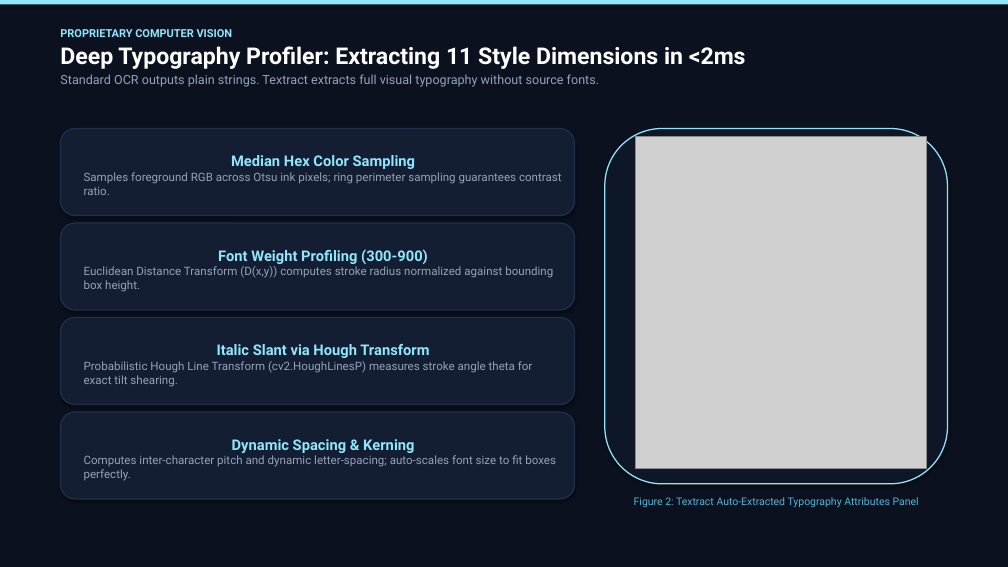
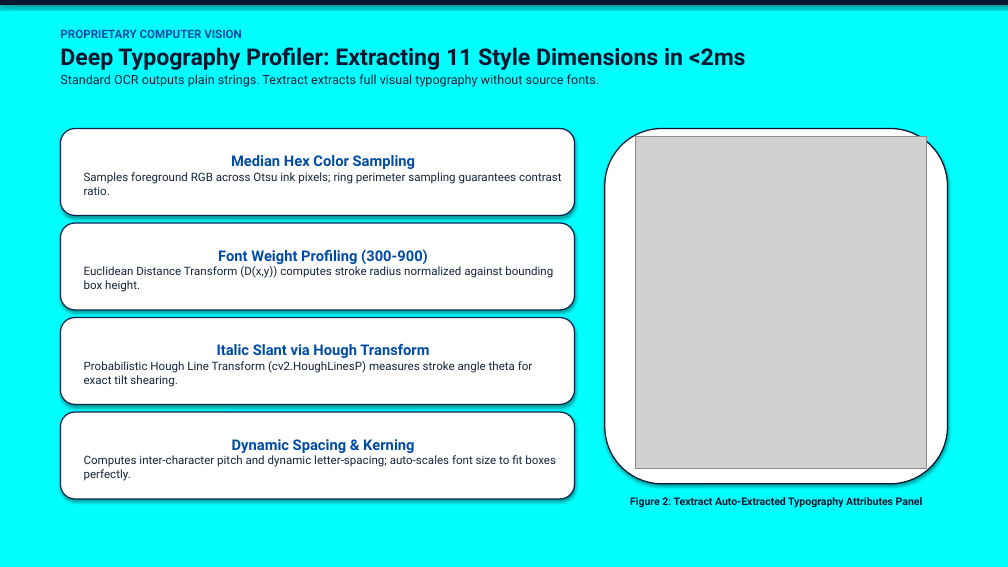
Before and after one commit to gou2005/Textract, a slide deck: slide 5 of Textract_iQOO_Hackathon_2026.pptx. Drawn at 1008x567 pixels with LibreOffice and Linux fonts; fonts in the diff are those of the drawing; grey boxes stand for pictures. Boxes give left, top, right and bottom in pixels: in the first picture for what was removed or moved away, otherwise in the second. Text is boxed around its words. In the diff, an @@ line names an element or a change of style, - is before the commit and + after.

Commit message:
Update PPT presentation background theme to pure cyan (#00FFFF) with high-contrast typography

```diff
--- a/Textract_iQOO_Hackathon_2026.pptx
+++ b/Textract_iQOO_Hackathon_2026.pptx
@@ rectangle at bbox=[0, 0, 1008, 567]: fill #0B111E to #00FFFF @@
@@ rectangle at bbox=[0, 0, 1008, 5]: fill #90E6FC to #061830 @@
@@ text "PROPRIETARY COMPUTER VISION" at bbox=[60, 29, 746, 87]: size 10.5 to 11 pt, text colour #90E6FC to #004BA5 in "PROPRIETARY COMPUTER VISION"; text colour #FFFFFF to #061830 in "Deep Typography Profiler: Extracting 11 Style Dimensions ..."; text colour #94A3B8 to #142438 in "Standard OCR outputs plain strings. Textract extracts ..." @@
@@ rounded rectangle "Median Hex Color Sampling" at bbox=[60, 129, 575, 216]: text colour #90E6FC to #004BA5 in "Median Hex Color Sampling"; text colour #94A3B8 to #142438 in "Samples foreground RGB across Otsu ink pixels; ..."; fill #131E32 to #FFFFFF; outline #20304C 1.2 pt to #08264B 1.2 pt @@
@@ rounded rectangle at bbox=[605, 129, 948, 484]: fill #0E1727 to #FFFFFF; outline #90E6FC 1.2 pt to #061830 1.2 pt @@
@@ rounded rectangle "Font Weight Profiling (300-900)" at bbox=[60, 223, 575, 310]: text colour #90E6FC to #004BA5 in "Font Weight Profiling (300-900)"; text colour #94A3B8 to #142438 in "Euclidean Distance Transform (D(x,y)) computes stroke radius ..."; fill #131E32 to #FFFFFF; outline #20304C 1.2 pt to #08264B 1.2 pt @@
@@ rounded rectangle "Italic Slant via Hough Transform" at bbox=[60, 318, 575, 405]: text colour #90E6FC to #004BA5 in "Italic Slant via Hough Transform"; text colour #94A3B8 to #142438 in "Probabilistic Hough Line Transform (cv2.HoughLinesP) measure ..."; fill #131E32 to #FFFFFF; outline #20304C 1.2 pt to #08264B 1.2 pt @@
@@ rounded rectangle "Dynamic Spacing & Kerning" at bbox=[60, 412, 575, 499]: text colour #90E6FC to #004BA5 in "Dynamic Spacing & Kerning"; text colour #94A3B8 to #142438 in "Computes inter-character pitch and dynamic letter-spacing; a ..."; fill #131E32 to #FFFFFF; outline #20304C 1.2 pt to #08264B 1.2 pt @@
@@ text "Figure 2: Textract Auto-Extracted Typography ..." at bbox=[630, 497, 923, 508]: text colour #50B4D7 to #061830, bold on @@
```
Also in this commit, not shown: 11 other slides changed, 1 other file.
